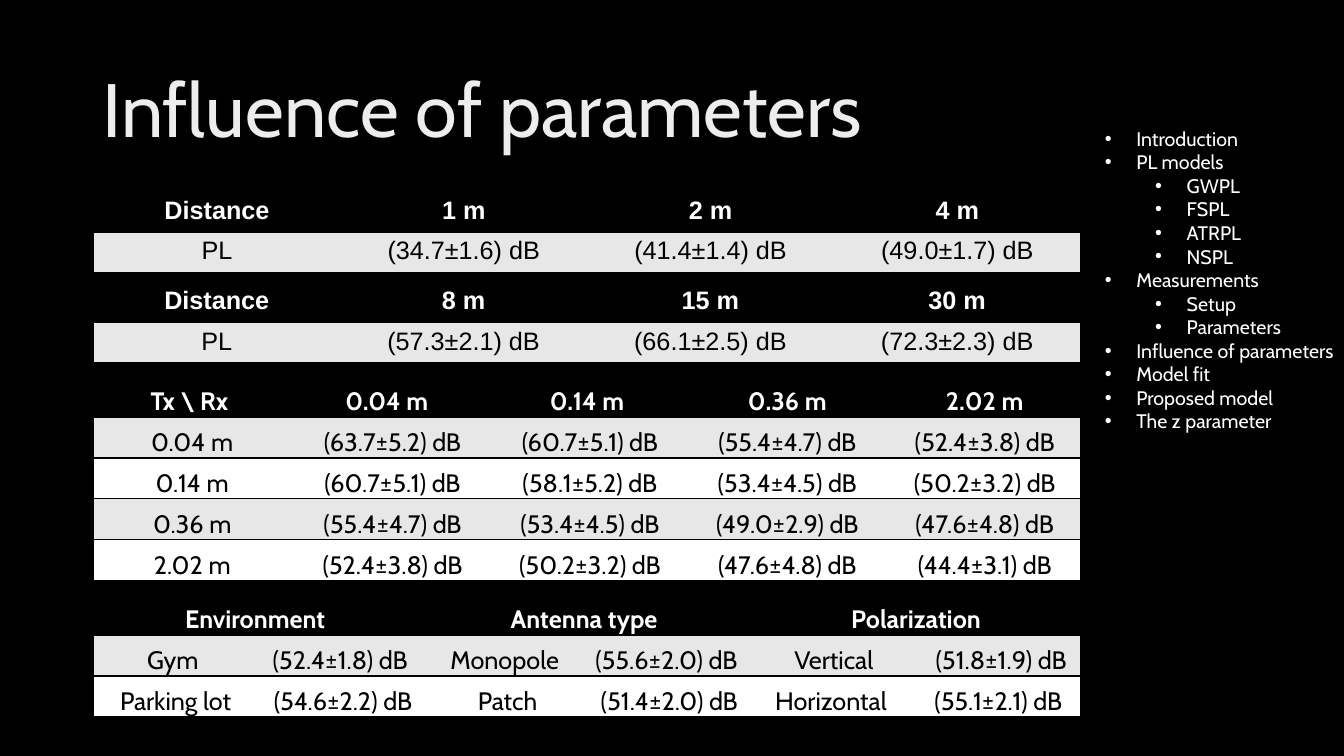
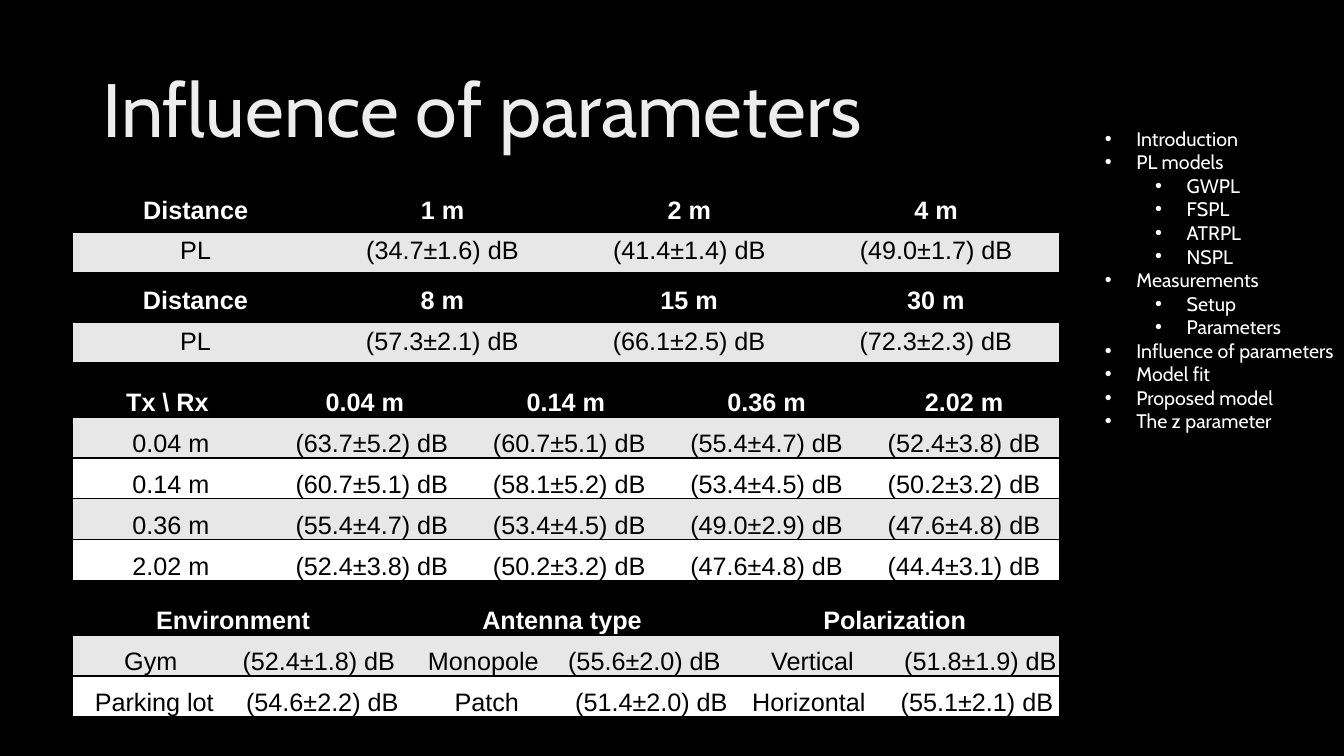
Before and after one commit to tkjj13/P7, a slide deck: slide 6 of Presentation/SemCon.pptx. Drawn at 1344x756 pixels with LibreOffice and Linux fonts; fonts in the diff are those of the drawing; background and template pictures are left out. Boxes give left, top, right and bottom in pixels: in the first picture for what was removed or moved away, otherwise in the second. Text is boxed around its words. In the diff, an @@ line names an element or a change of style, - is before the commit and + after.

```diff
--- a/Presentation/SemCon.pptx
+++ b/Presentation/SemCon.pptx
@@ table at bbox=[73, 376, 1061, 584] @@
@@ font Cabin to Arial @@
@@ 4 tables: place and size @@
-4 tables at bbox=[94, 192, 1082, 720]
+4 tables at bbox=[72, 192, 1061, 721]
@@ table at bbox=[72, 594, 1058, 721] @@
@@ font Cabin to Arial @@
```
Also in this commit, not shown: 30 other files.
